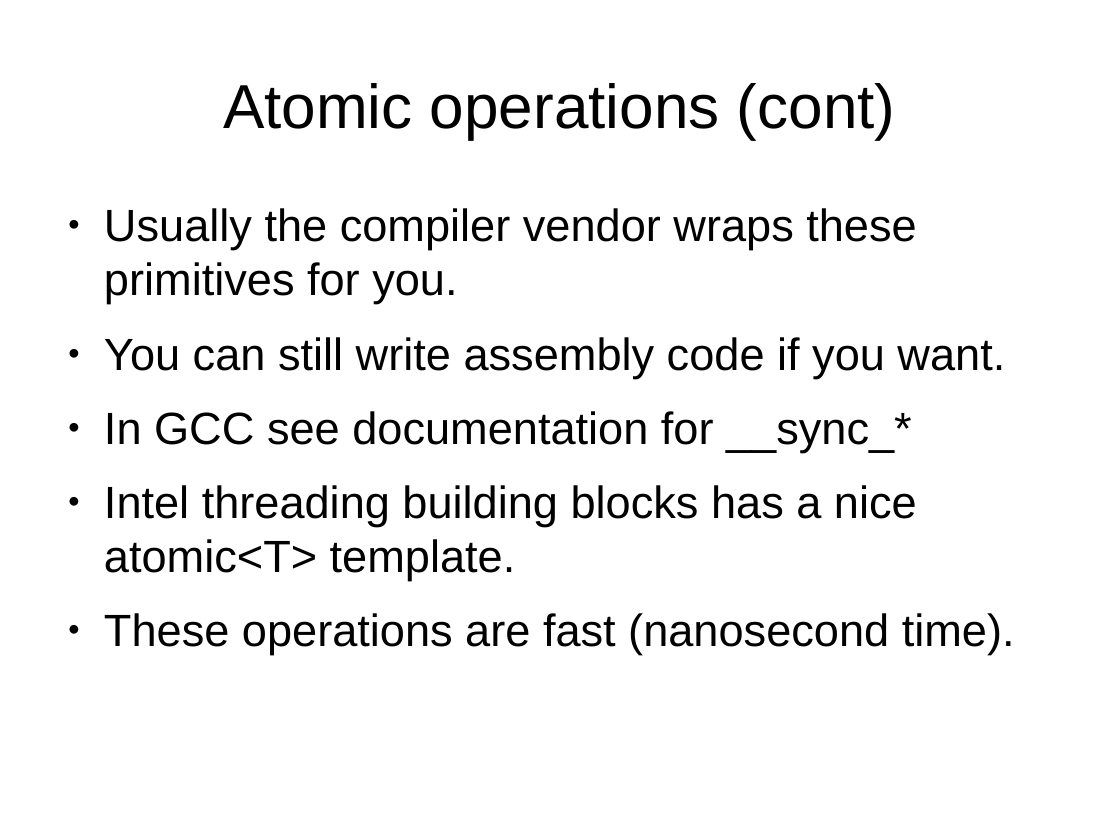
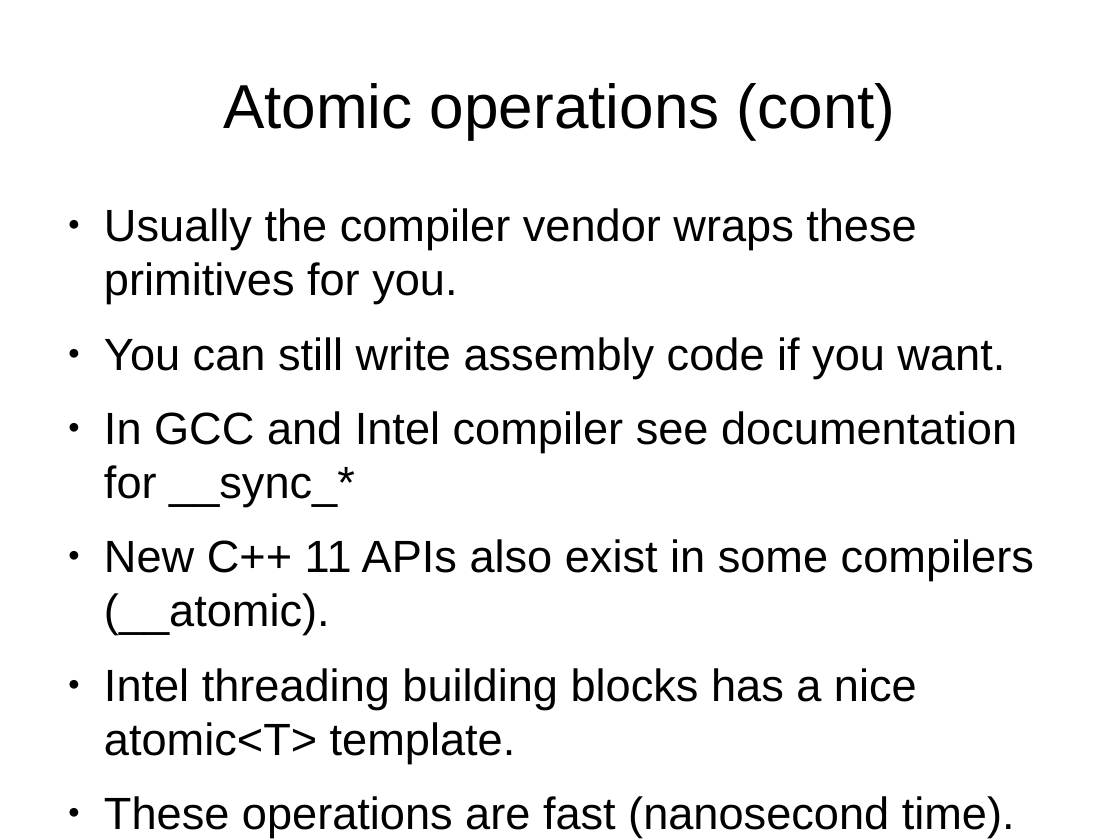
Before and after one commit to veltzer/demos-linux, a slide deck: slide 44 of doc/odp/multicore.odp. Drawn at 1120x840 pixels with LibreOffice and Linux fonts; fonts in the diff are those of the drawing. Boxes give left, top, right and bottom in pixels: in the first picture for what was removed or moved away, otherwise in the second. Text is boxed around its words. In the diff, an @@ line names an element or a change of style, - is before the commit and + after.

```diff
--- a/doc/odp/multicore.odp
+++ b/doc/odp/multicore.odp
@@ text at bbox=[104, 411, 1034, 635]: text changed @@
-● In GCC see documentation for __sync_*
+● In GCC and Intel compiler see documentation for __sync_*
+● New C++ 11 APIs also exist in some compilers (__atomic).
```
Also in this commit, not shown: 2 other slides changed, 1 slide added, 7 other files.
